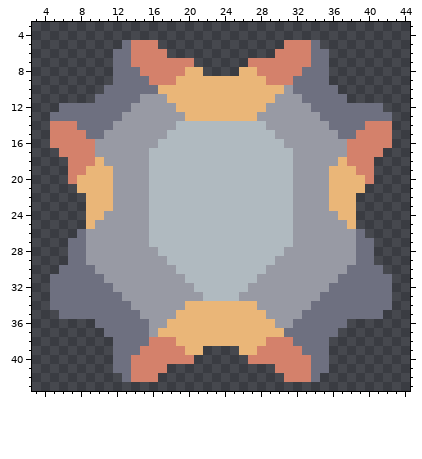
Pixel-art sprite, stored at sprites/units/progressed/sentry-i.png. Above: the version before the commit.
The file is 48x48 pixels. Shown: x 3..44, y 3..43.
And afterwards:
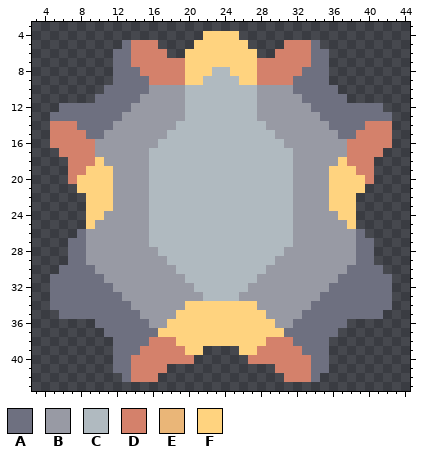
Palette (. is transparent): A #6e7080  B #989aa4  C #b0bac0  D #d4816b  E #eab678  F #ffd37f
What changed:
y 4: x 22..25 .... -> FFFF
y 5: x 21..26 ...... -> FFFFFF
y 6: x 20..27 ........ -> FFFFFFFF
y 7: x 20..27 D......D -> FFFFFFFF
y 8: x 20..27 EE....EE -> FFFCCFFF
y 9: x 19..28 EEEEEEEEEE -> DFFCCCCFFD
y 10: x 16..30 AEEEEEEEEEEEEEE -> BBBBCCCCCCCCBBB
y 11: x 18..29 EEEEEEEEEEEE -> BBCCCCCCCCBB
y 12: x 19..28 EEEEEEEEEE -> BCCCCCCCCB
y 13: x 20..27 EEEEEEEE -> CCCCCCCC
y 18: x 10 E -> F; x 37 E -> F
y 19: x 9..11 EEE -> FFF; x 36..38 EEE -> FFF
y 20..21: x 8..11 EEEE -> FFFF; x 36..39 EEEE -> FFFF
y 22..23: x 9..11 EEE -> FFF; x 36..38 EEE -> FFF
y 24: x 9..10 EE -> FF; x 37..38 EE -> FF
y 25: x 9 E -> F; x 38 E -> F
y 34: x 20..27 EEEEEEEE -> FFFFFFFF
y 35: x 19..28 EEEEEEEEEE -> FFFFFFFFFF
y 36: x 18..29 EEEEEEEEEEEE -> FFFFFFFFFFFF
y 37: x 16..30 BEEEEEEEEEEEEEE -> AFFFFFFFFFFFFFF
y 38: x 19..28 EEEEEEEEEE -> FFFFFFFFFF
y 39: x 20..21 EE -> FF; x 26..27 EE -> FF
